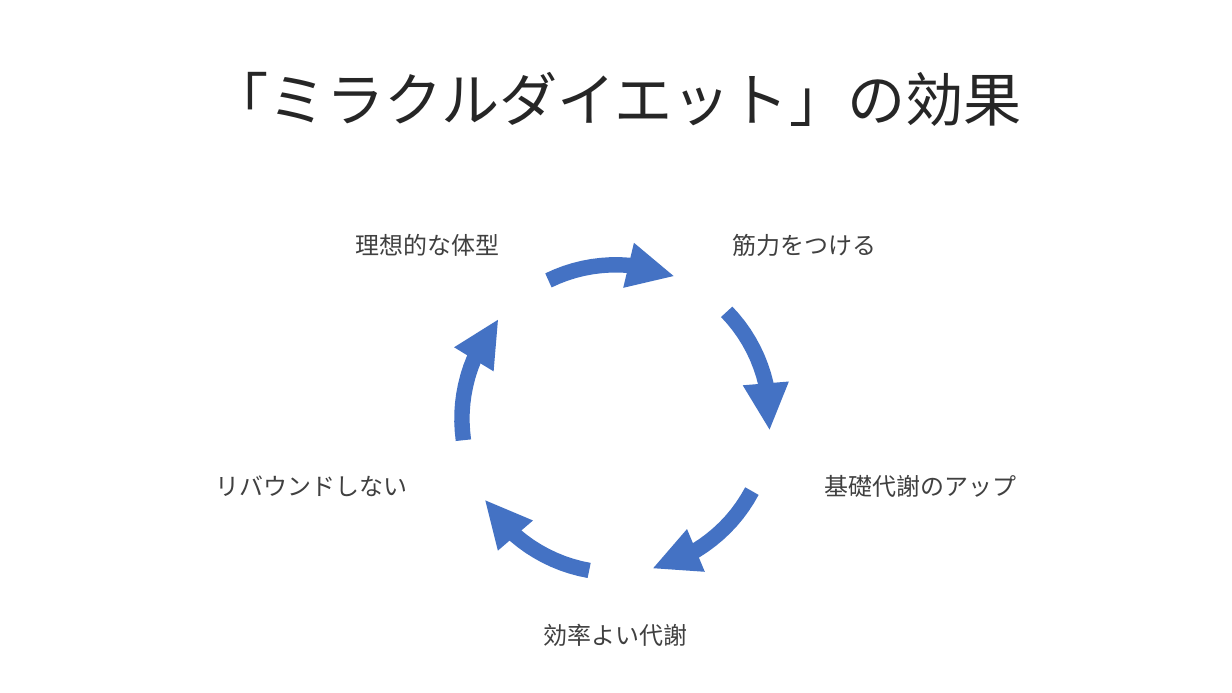
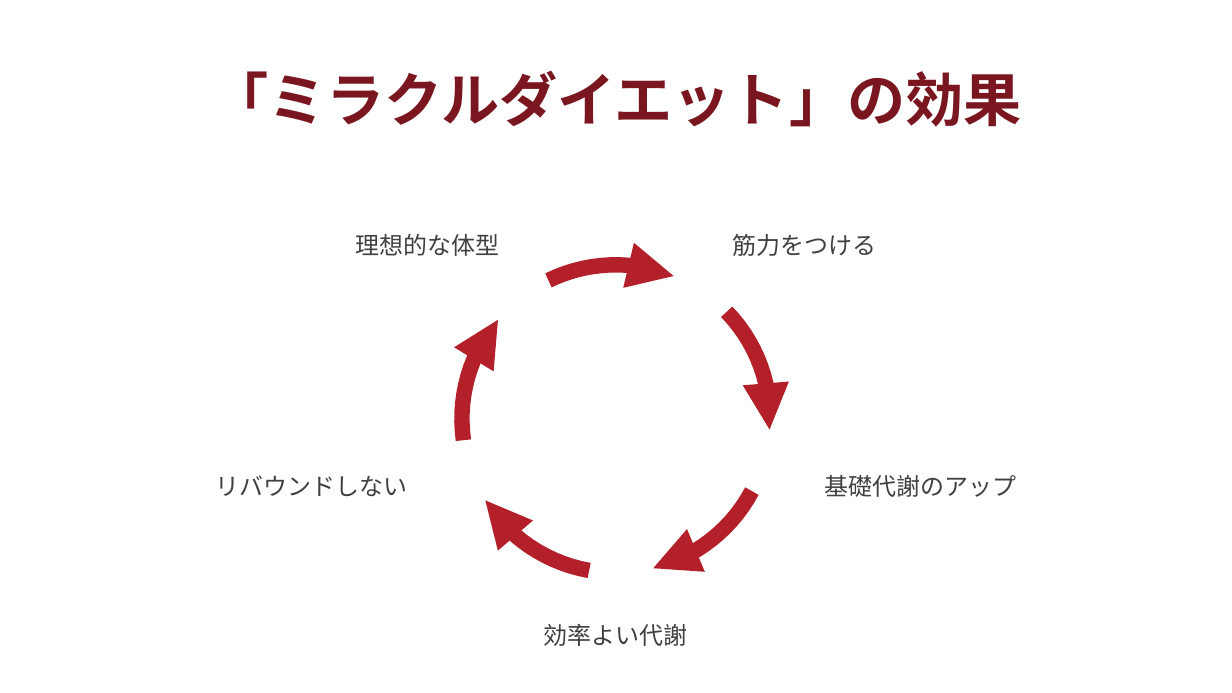
Before and after one commit to 984j7vw2tr-cloud/beauty-salon-site, a slide deck: slide 5 of ミラクルダイエット.pptx. Drawn at 1232x693 pixels with LibreOffice and Linux fonts; fonts in the diff are those of the drawing. Boxes give left, top, right and bottom in pixels: in the first picture for what was removed or moved away, otherwise in the second. Text is boxed around its words. In the diff, an @@ line names an element or a change of style, - is before the commit and + after.

```diff
--- a/ミラクルダイエット.pptx
+++ b/ミラクルダイエット.pptx
@@ title "「ミラクルダイエット」の効果" at box(210, 71, 1021, 127): text colour #262626 to #7A1620, bold on @@
@@ outline #4472C4 9 pt to #B3202A 9 pt in 5 elements at box(462, 265, 770, 573), box(462, 265, 770, 573), box(462, 265, 770, 573), box(462, 265, 770, 573), box(462, 265, 770, 573) @@
```
Also in this commit, not shown: 6 other slides changed.
